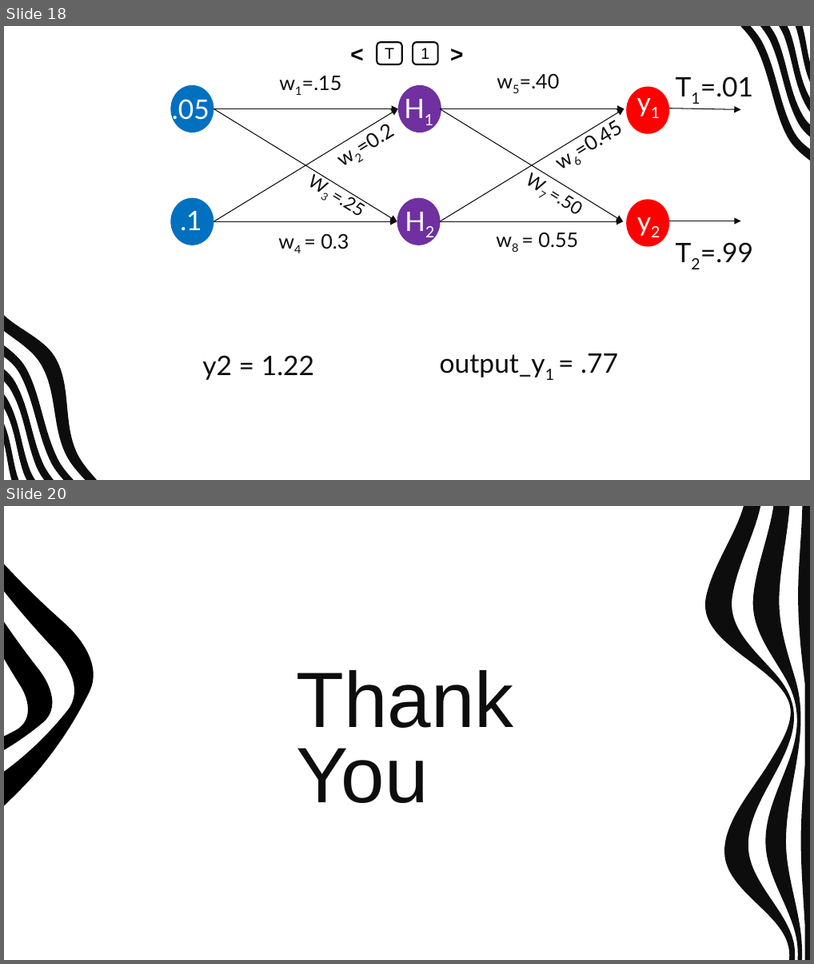
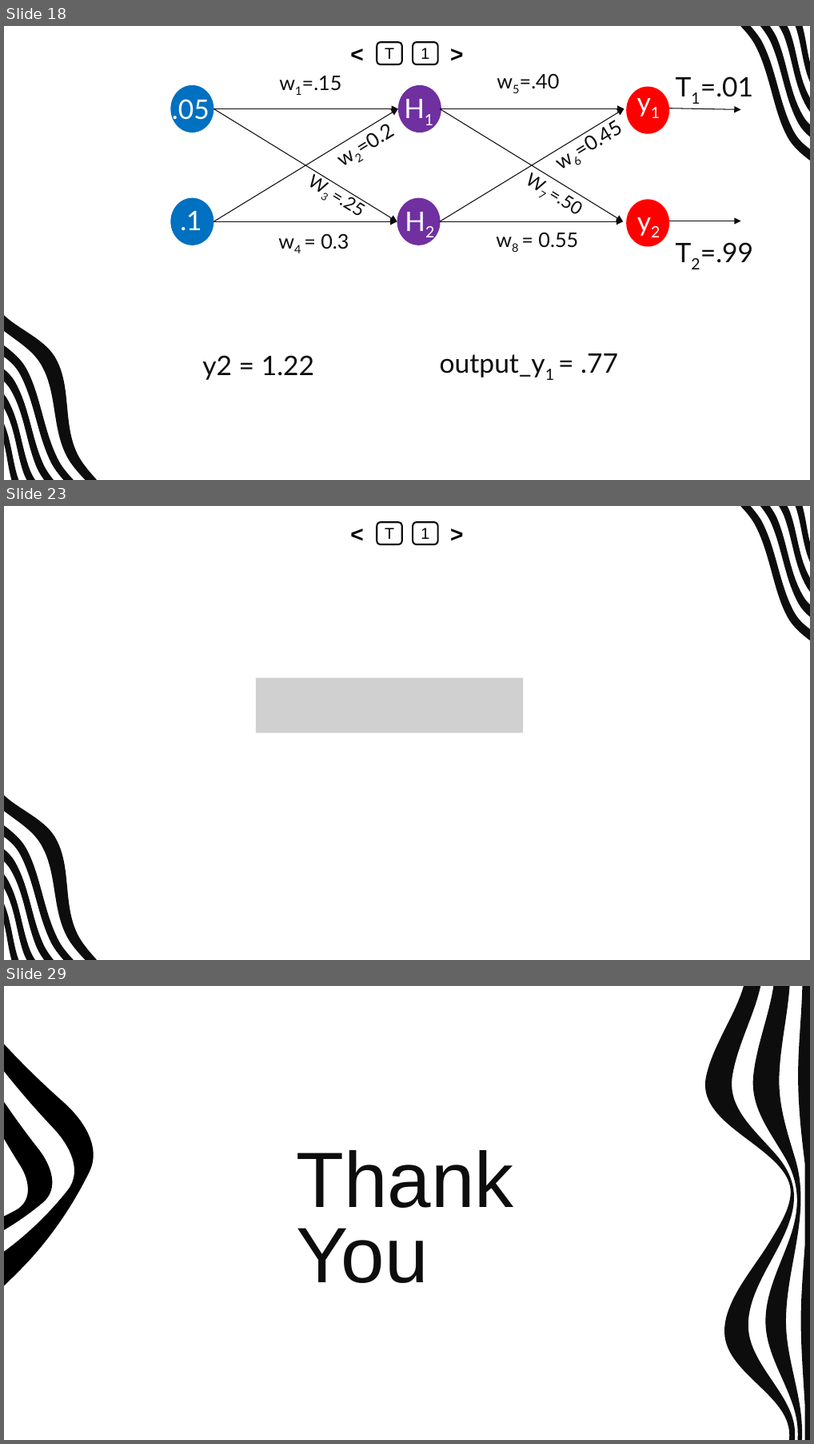
Before and after one commit to abrarhasan3/Green-Uni-All-Academic-Content, a slide deck: CSE 411 Machine Learning/New Slides/ML_CH_11_Back Propagation.pptx. Shown one above the other, each under a label of ours: slides 18 and 20 before the commit, slides 18, 23 and 29 after it; the slides between them are not shown. The pictures are 814x964 and 814x1444 pixels, drawn with LibreOffice and Linux fonts; fonts in the diff are those of the drawing; grey boxes stand for pictures. Boxes give left, top, right and bottom in pixels: in the first picture for what was removed or moved away, otherwise in the second. Text is boxed around its words. In the diff, an @@ line names an element or a change of style, - is before the commit and + after.

```diff
--- a/CSE 411 Machine Learning/New Slides/ML_CH_11_Back Propagation.pptx
+++ b/CSE 411 Machine Learning/New Slides/ML_CH_11_Back Propagation.pptx
@@ slide 23 added at box(4, 506, 810, 960), background #FFFFFF; not listed: 9 template elements that a slide beside it also shows @@
@@ text added at box(345, 522, 370, 544), 20 pt, text #000000, bold @@
+<
@@ rounded rectangle added at box(378, 522, 402, 544), fill #FFFFFF, outline #0D0D0D 1.5 pt, 14 pt, text #000000 @@
+T
@@ rounded rectangle added at box(413, 522, 438, 544), fill #FFFFFF, outline #0D0D0D 1.5 pt, 14 pt, text #000000 @@
+1
@@ text added at box(444, 522, 470, 544), 20 pt, text #000000, bold @@
+>
@@ picture added at box(255, 678, 523, 732) @@
@@ what was slide 20 is now slide 29 @@
```
Also in this commit, not shown: 1 slide changed, 8 other slides added.
